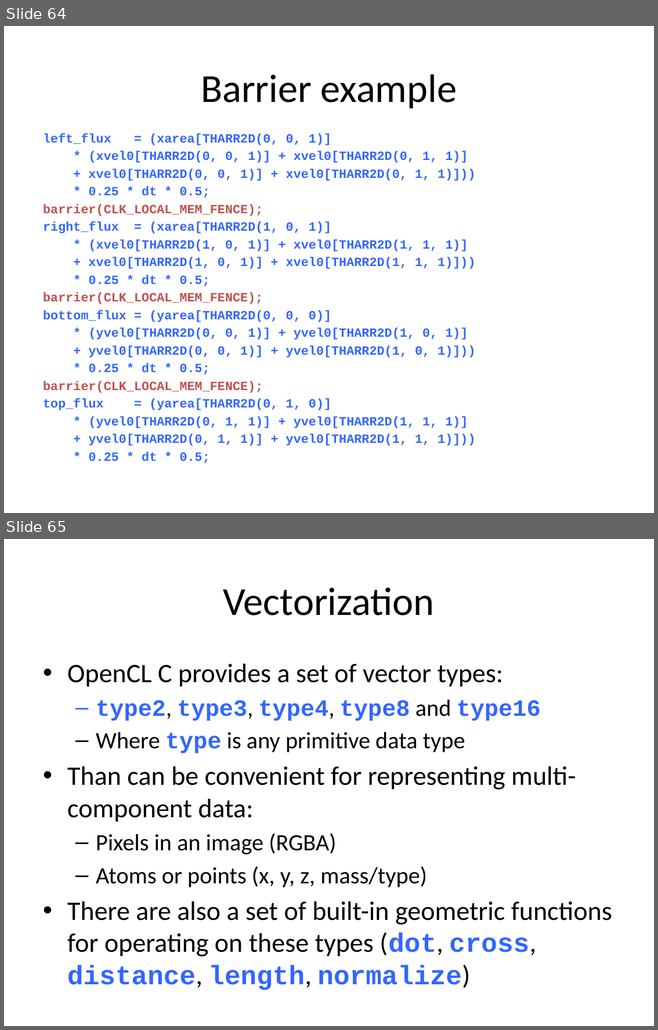
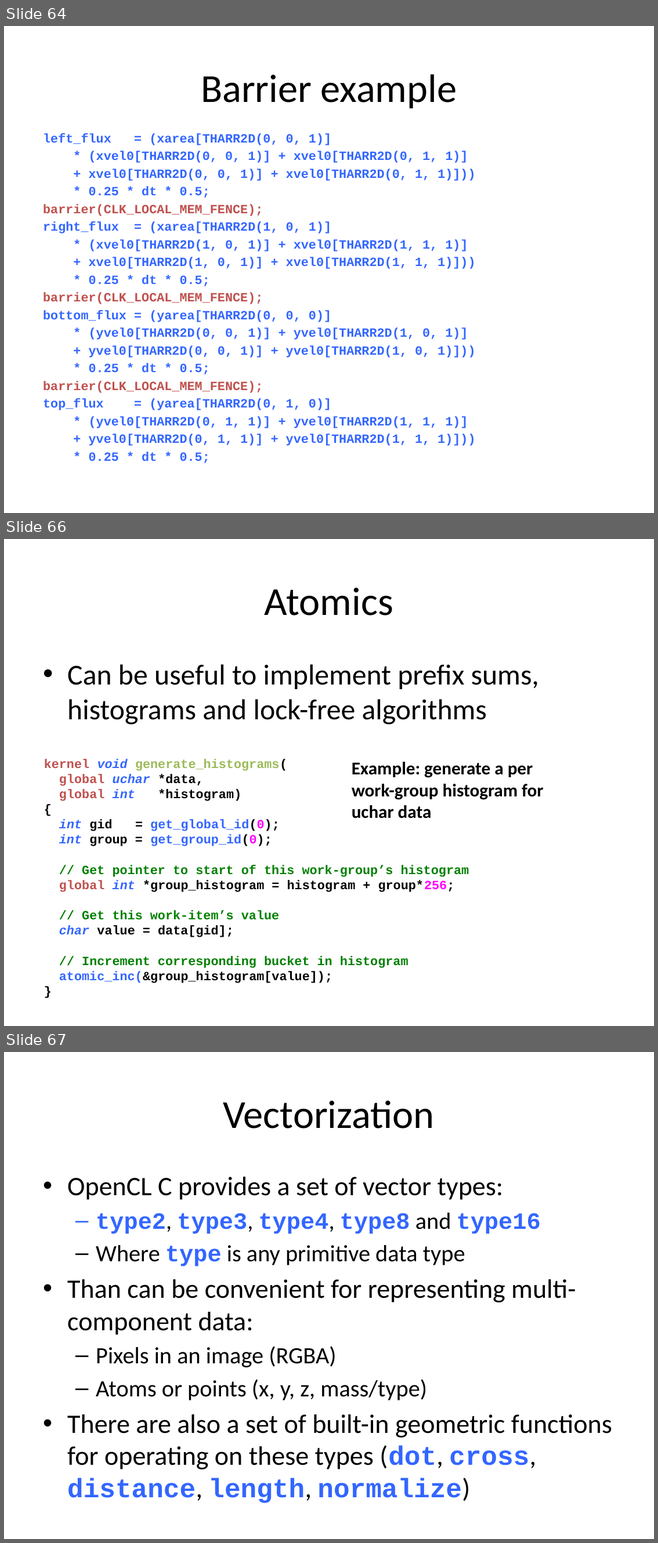
Before and after one commit to UoB-HPC/opencl-training-code, a slide deck: slides/advanced_part3.pptx. Shown one above the other, each under a label of ours: slides 64 and 65 before the commit, slides 64, 66 and 67 after it; the slides between them are not shown. The pictures are 658x1030 and 658x1543 pixels, drawn with LibreOffice and Linux fonts; fonts in the diff are those of the drawing. Boxes give left, top, right and bottom in pixels: in the first picture for what was removed or moved away, otherwise in the second. Text is boxed around its words. In the diff, an @@ line names an element or a change of style, - is before the commit and + after.

Commit message:
Add slides on atomic functions

```diff
--- a/slides/advanced_part3.pptx
+++ b/slides/advanced_part3.pptx
@@ slide 66 added at (4, 539, 654, 1026), background #FFFFFF @@
@@ title added at (264, 588, 393, 616), 44 pt, text #000000 @@
+Atomics
@@ text added at (67, 664, 539, 725), 32 pt, text #000000 @@
+• Can be useful to implement prefix sums, histograms and lock-free algorithms
@@ text added at (44, 759, 469, 983), 14 pt, text #008000, bold @@
+kernel void generate_histograms(
+global uchar *data,
+global int *histogram)
+{
+int gid = get_global_id(0);
+int group = get_group_id(0);
+// Get pointer to start of this work-group’s histogram
+global int *group_histogram = histogram + group*256;
+// Get this work-item’s value
+char value = data[gid];
+// Increment corresponding bucket in histogram
+atomic_inc(&group_histogram[value]);
+}
@@ text added at (351, 762, 543, 819), 20 pt, text #000000, bold @@
+Example: generate a per work-group histogram for uchar data
@@ what was slide 65 is now slide 67 @@
```
Also in this commit, not shown: 1 other slide added.
